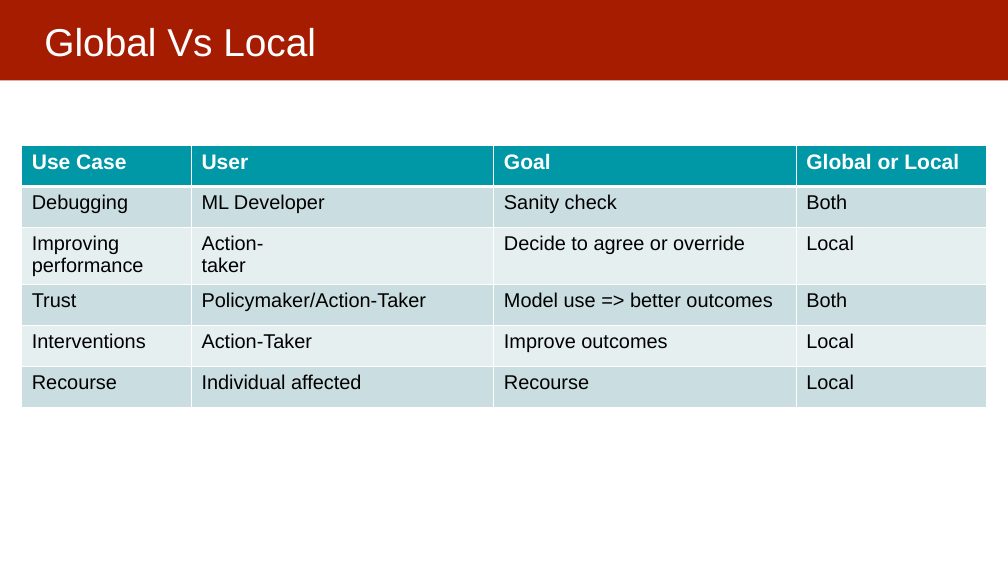
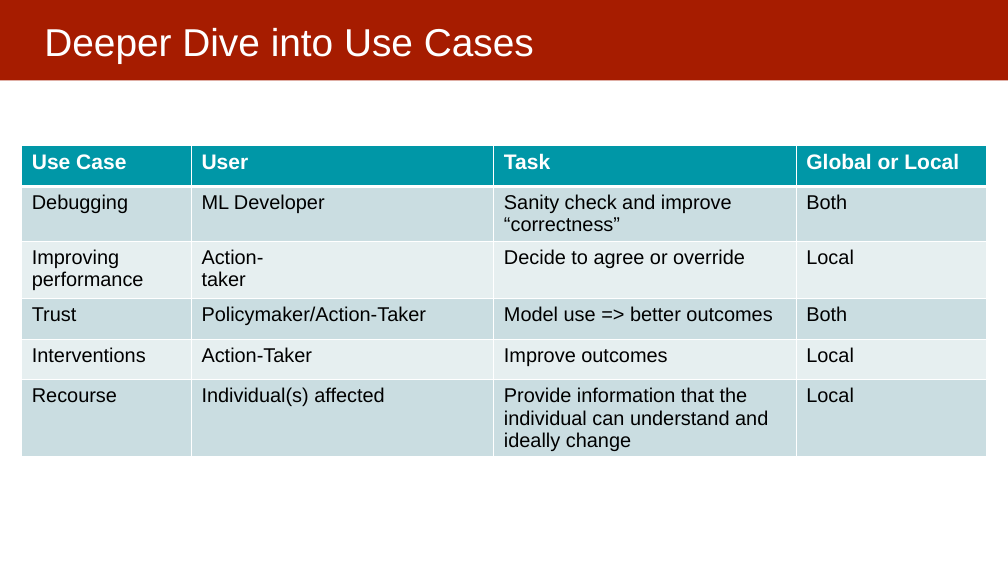
Before and after one commit to dssg/MLinPractice, a slide deck: slide 9 of Lectures/Lecture13-InterpretabilityOverview.pptx (slide 8 before the commit). Drawn at 1008x567 pixels with LibreOffice and Linux fonts; fonts in the diff are those of the drawing. Boxes give left, top, right and bottom in pixels: in the first picture for what was removed or moved away, otherwise in the second. Text is boxed around its words. In the diff, an @@ line names an element or a change of style, - is before the commit and + after.

```diff
--- a/Lectures/Lecture13-InterpretabilityOverview.pptx
+++ b/Lectures/Lecture13-InterpretabilityOverview.pptx
@@ title at bbox=[44, 28, 534, 63]: text changed @@
-Global Vs Local
+Deeper Dive into Use Cases
@@ table at bbox=[22, 146, 987, 467] @@
-row 1, column 3: Goal
+row 1, column 3: Task
-row 2, column 3: Sanity check
+row 2, column 3: Sanity check and improve “correctness”
-row 6, column 2: Individual affected
+row 6, column 2: Individual(s) affected
-row 6, column 3: Recourse
+row 6, column 3: Provide information that the individual can understand and ideally change
```
Also in this commit, not shown: 4 other slides changed, 1 slide added.
